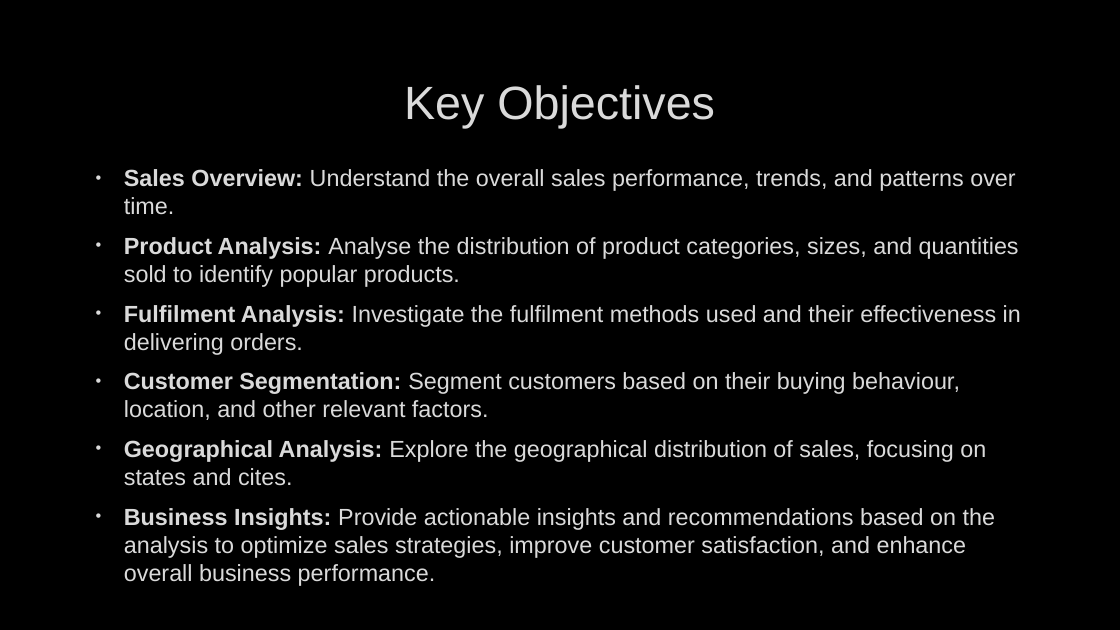
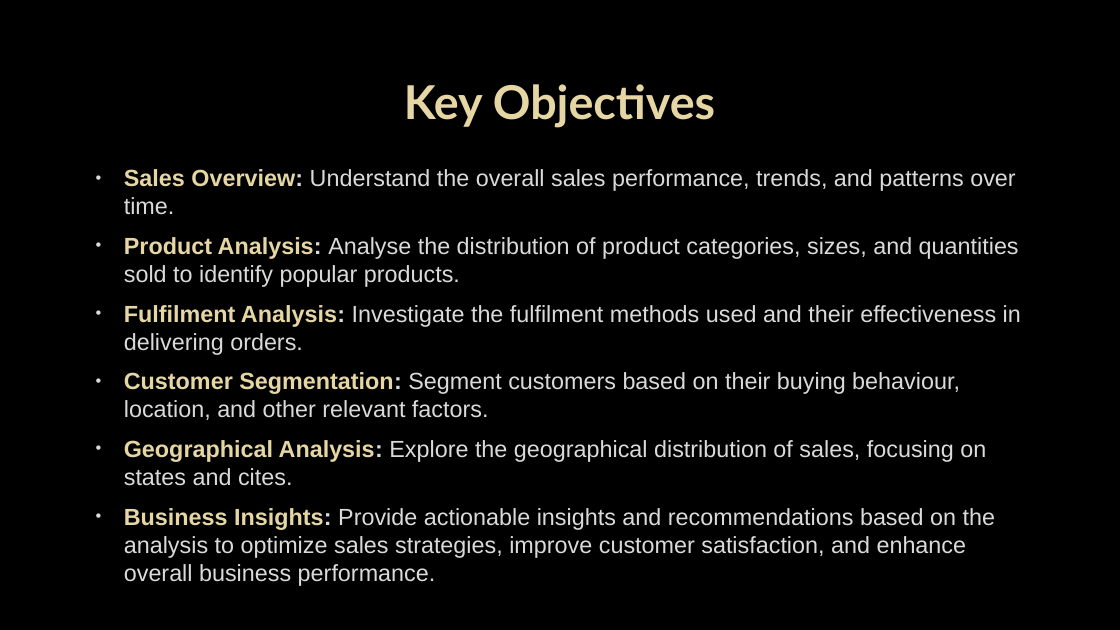
Before and after one commit to saikrishnatandasi/amazon-innobyte, a slide deck: slide 5 of Amazon Sales Analysis.pptx. Drawn at 1120x630 pixels with LibreOffice and Linux fonts; fonts in the diff are those of the drawing; background and template pictures are left out. Boxes give left, top, right and bottom in pixels: in the first picture for what was removed or moved away, otherwise in the second. Text is boxed around its words. In the diff, an @@ line names an element or a change of style, - is before the commit and + after.

```diff
--- a/Amazon Sales Analysis.pptx
+++ b/Amazon Sales Analysis.pptx
@@ title "Key Objectives" at (404,84,715,128): font Arial to Lato, text colour #DADADA to #E5D6A4, bold on @@
@@ text "Sales Overview: Understand the overall ..." at (124,169,1021,586): text colour #DADADA to #E5D6A4 in "Sales Overview:", "Product Analysis:", "Fulfilment Analysis:", "Customer Segmentation:" and 2 more places @@
```
Also in this commit, not shown: 16 other slides changed, 5 slides added, 1 slide removed, 3 other files.
